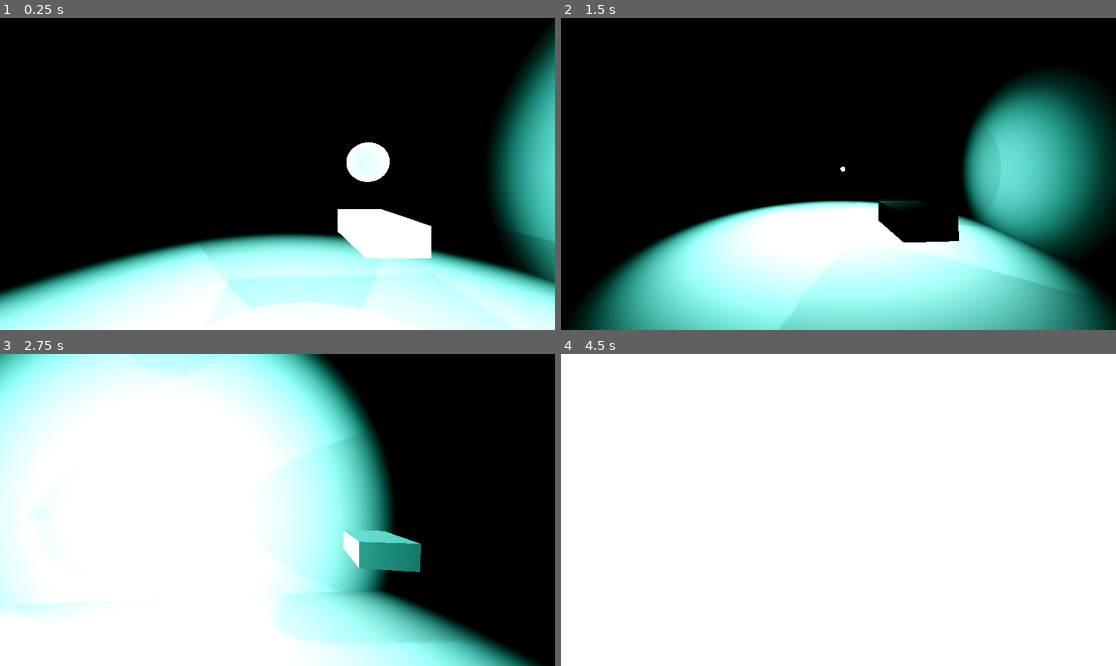
Above: before the commit, frames 1-4 (two rows, left to right).
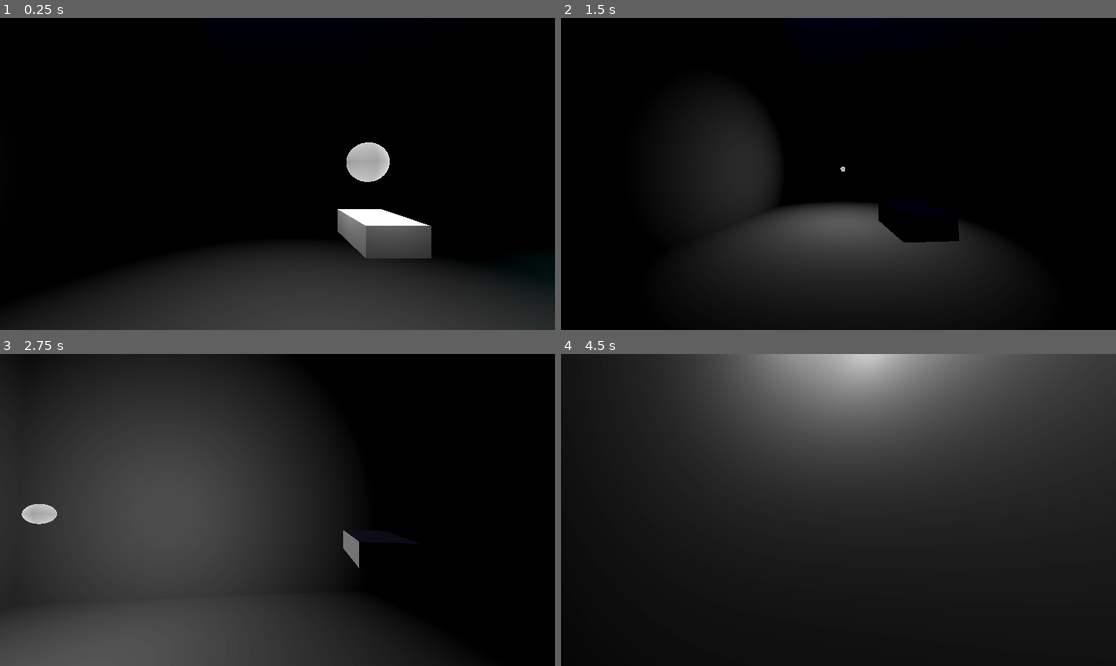
Above: after the commit, the same moments.

Repository: TRI-ADIC/valley-source-code
Game: Godot game, scene res://Scenes/Levels/Environment.tscn
Same seed, same stepped clock (60 frames per second), same inputs: the game is played once before the commit and once after it. Before the commit the project starts from res://Scenes/Environment.tscn.
Inputs (mouse positions are in pixels of both pictures, inside the frame that each line leads up to):
- Up to frame 1 (0.25 s): no input
- Up to frame 2 (1.5 s): move the mouse to (866, 174) at 0.52 s; hold W (forward) from 0.53 s (still down); right-click (866, 174) at 0.6 s; tap Space (jump) at 0.77 s; move the mouse to (810, 174) at 1.27 s; click (810, 174) at 1.35 s
- Up to frame 3 (2.75 s): keep holding W (forward); tap Space (jump) at 1.52 s; move the mouse to (288, 503) at 2.02 s; hold Shift (sprint) from 2.03 s (still down)
- Up to frame 4 (4.5 s): keep holding W (forward); move the mouse to (832, 516) at 2.77 s; release Shift (sprint) at 2.78 s; right-click (832, 516) at 2.85 s; tap Space (jump) at 3.02, 3.77 s; move the mouse to (877, 513) at 3.52 s; press the mouse at (877, 513) at 3.53 s; move the mouse to (794, 506) at 4.27 s; release the mouse at (794, 506) at 4.28 s; tap Shift (sprint) at 4.35 s

The runs differ from the first frame. In frame 1, 33% of the frame differs, in the area x 0-100%, y 2-100%; in frame 2, 46%; in frame 3, 72%; in frame 4, 100%, in the area x 0-100%, y 0-100%.

Commit message:
feat: update prototype level

Diff:
--- a/Scenes/Environment.tscn
+++ b/Scenes/Levels/Environment.tscn
@@ -1,10 +1,18 @@
 [gd_scene format=3 uid="uid://du34bnchj5rbl"]
 
-[ext_resource type="PackedScene" uid="uid://dnh2atcr2mn0n" path="res://Scenes/AnthroCat.tscn" id="1_ijv5j"]
+[ext_resource type="PackedScene" uid="uid://dnh2atcr2mn0n" path="res://Scenes/Player/AnthroCat.tscn" id="1_kvrmh"]
+[ext_resource type="PackedScene" uid="uid://d6dkamwqldpx" path="res://Scenes/Trees/Tree1.tscn" id="2_3f2ts"]
+[ext_resource type="PackedScene" uid="uid://d2s4qlq0neb3n" path="res://Scenes/Trees/Tree2.tscn" id="3_llmnm"]
+[ext_resource type="PackedScene" uid="uid://bisaq1snjohps" path="res://Scenes/Trees/Tree3.tscn" id="4_06fyf"]
+[ext_resource type="PackedScene" uid="uid://0iqhtf01u3gg" path="res://Scenes/Rocks/Rock1.tscn" id="5_yhwne"]
+[ext_resource type="PackedScene" uid="uid://cr38nu4ixt87j" path="res://Scenes/Rocks/Rock2.tscn" id="6_d7riv"]
+[ext_resource type="PackedScene" uid="uid://w25dl7d7cebn" path="res://Scenes/Rocks/Rock3.tscn" id="7_s5645"]
+[ext_resource type="PackedScene" uid="uid://b7f701phernm5" path="res://Scenes/Logs/Log1.tscn" id="8_qockf"]
 
 [sub_resource type="ProceduralSkyMaterial" id="ProceduralSkyMaterial_752sw"]
-sky_top_color = Color(0, 0, 0, 1)
+sky_top_color = Color(0.10571615, 6.545782e-06, 0.4761901, 1)
 sky_horizon_color = Color(0, 0, 0, 1)
+sky_curve = 3.3940845
 ground_bottom_color = Color(0, 0, 0, 1)
 ground_horizon_color = Color(0, 0, 0, 1)
 
@@ -32,8 +40,8 @@
 visible = false
 shadow_enabled = true
 
-[node name="AnthroCat" parent="." unique_id=1476496864 instance=ExtResource("1_ijv5j")]
-transform = Transform3D(1, 0, 0, 0, 1, 0, 0, 0, 1, 26.17045, 6.2787914, 0)
+[node name="AnthroCat" parent="." unique_id=1476496864 instance=ExtResource("1_kvrmh")]
+transform = Transform3D(1, 0, 0, 0, 1, 0, 0, 0, 1, -26.17837, 6.2787914, 0)
 
 [node name="CSGs" type="Node3D" parent="." unique_id=912317432]
 
@@ -117,3 +125,30 @@
 light_color = Color(0.389113, 0.7076233, 0.67991775, 1)
 light_energy = 3.534
 omni_range = 8.413098
+
+[node name="Trees" type="Node3D" parent="." unique_id=699898579]
+
+[node name="Tree1" parent="Trees" unique_id=1812891972 instance=ExtResource("2_3f2ts")]
+transform = Transform3D(1, 0, 0, 0, 1, 0, 0, 0, 1, 0, 4.4127445, -7.7007265)
+
+[node name="Tree2" parent="Trees" unique_id=1844227335 instance=ExtResource("3_llmnm")]
+transform = Transform3D(1, 0, 0, 0, 1, 0, 0, 0, 1, 0, 4.6730623, 2.4489176)
+
+[node name="Tree3" parent="Trees" unique_id=1635951881 instance=ExtResource("4_06fyf")]
+transform = Transform3D(1.887855, 0, 0, 0, 2.0266526, 0, 0, 0, 1, -7.20349, 4.386731, 0)
+
+[node name="Rocks" type="Node3D" parent="." unique_id=1716793060]
+
+[node name="Rock1" parent="Rocks" unique_id=1117292729 instance=ExtResource("5_yhwne")]
+transform = Transform3D(1.887855, 0, 0, 0, 2.0266526, 0, 0, 0, 1, -19.851416, 3.5302382, -0.1590476)
+
+[node name="Rock2" parent="Rocks" unique_id=2073659234 instance=ExtResource("6_d7riv")]
+transform = Transform3D(1.887855, 0, 0, 0, 2.0266526, 0, 0, 0, 1, -17.835644, 3.772212, 0.025990248)
+
+[node name="Rock3" parent="Rocks" unique_id=1700837044 instance=ExtResource("7_s5645")]
+transform = Transform3D(1.887855, 0, 0, 0, 2.0266526, 0, 0, 0, 1, -17.27164, 3.6839614, 3.5521908)
+
+[node name="Logs" type="Node3D" parent="." unique_id=224432411]
+
+[node name="Rock3" parent="Logs" unique_id=1808273357 instance=ExtResource("8_qockf")]
+transform = Transform3D(0.25733712, -0.10768369, 0.991116, 0.8431899, 1.8578987, 1.4901161e-08, -1.9176729, 0.8024572, 0.13300024, -9.769354, 5.4858894, -3.8718586)
--- /dev/null
+++ b/Scenes/Logs/Log1.tscn
@@ -0,0 +1,22 @@
+[gd_scene format=3 uid="uid://b7f701phernm5"]
+
+[ext_resource type="Texture2D" uid="uid://ck8st8h6qmcwj" path="res://Assets/split-log-png-82-3kn4xzawkbc2lwp-pixel-colored.png" id="1_mnbr5"]
+
+[sub_resource type="BoxShape3D" id="BoxShape3D_rvwti"]
+size = Vector3(9.814158, 0.6633887, 3.5827081)
+
+[node name="Rock3" type="Node3D" unique_id=1812891972]
+transform = Transform3D(1.887855, 0, 0, 0, 2.0266526, 0, 0, 0, 1, 0, 0, 0)
+
+[node name="Sprite3D" type="Sprite3D" parent="." unique_id=1120763383]
+transform = Transform3D(0.35684592, 0, 0, 0, 0.08472155, 0, 0, 0, 0.39740267, 0, 0.14475298, 0)
+axis = 1
+shaded = true
+texture = ExtResource("1_mnbr5")
+
+[node name="StaticBody3D" type="StaticBody3D" parent="Sprite3D" unique_id=339963154]
+transform = Transform3D(1, 0, 0, 0, 1.0000001, 0, 0, 0, 1, 0, 0, 0)
+
+[node name="CollisionShape3D" type="CollisionShape3D" parent="Sprite3D/StaticBody3D" unique_id=1033431557]
+transform = Transform3D(1, 0, 0, 0, 1.0000011, 0, 0, 0, 1.0000919, 0, 0, -0.02677335)
+shape = SubResource("BoxShape3D_rvwti")
--- a/Scenes/AnthroCat.tscn
+++ b/Scenes/Player/AnthroCat.tscn
@@ -11,7 +11,6 @@
 [sub_resource type="BoxMesh" id="BoxMesh_go701"]
 
 [sub_resource type="ORMMaterial3D" id="ORMMaterial3D_5a7ea"]
-albedo_color = Color(0.26853952, 0.93861234, 0.84628636, 1)
 
 [sub_resource type="SphereMesh" id="SphereMesh_go701"]
 material = SubResource("ORMMaterial3D_5a7ea")
@@ -50,62 +49,56 @@
 
 [node name="OmniLight3D" type="OmniLight3D" parent="Head/Camera3D/Spirit/MeshInstance3D/Lights" unique_id=1934625501]
 transform = Transform3D(6.666666, 0, 0, 0, 6.666666, 0, 0, 0, 6.666666, 0, 0, -0.98404455)
-light_color = Color(0.5703529, 1, 0.9339138, 1)
 light_energy = 0.15
-light_size = 2.0
-light_specular = 4.0
-shadow_enabled = true
+light_size = 0.238
+light_specular = 0.198
 shadow_bias = 1.684
+shadow_blur = 2.782
 distance_fade_begin = 7.0
 
 [node name="OmniLight3D2" type="OmniLight3D" parent="Head/Camera3D/Spirit/MeshInstance3D/Lights" unique_id=1866628453]
 transform = Transform3D(6.666666, 0, 0, 0, 6.666666, 0, 0, 0, 6.666666, 1.037822, 0, 0)
-light_color = Color(0.5703529, 1, 0.9339138, 1)
 light_energy = 0.15
-light_size = 2.0
-light_specular = 4.0
-shadow_enabled = true
+light_size = 0.238
+light_specular = 0.198
 shadow_bias = 1.684
+shadow_blur = 2.782
 distance_fade_begin = 7.0
 
 [node name="OmniLight3D3" type="OmniLight3D" parent="Head/Camera3D/Spirit/MeshInstance3D/Lights" unique_id=1704010515]
 transform = Transform3D(6.666666, 0, 0, 0, 6.666666, 0, 0, 0, 6.666666, 0, 0, 0.9924638)
-light_color = Color(0.5703529, 1, 0.9339138, 1)
 light_energy = 0.15
-light_size = 2.0
-light_specular = 4.0
-shadow_enabled = true
+light_size = 0.238
+light_specular = 0.198
 shadow_bias = 1.684
+shadow_blur = 2.782
 distance_fade_begin = 7.0
 
 [node name="OmniLight3D4" type="OmniLight3D" parent="Head/Camera3D/Spirit/MeshInstance3D/Lights" unique_id=1193744370]
 transform = Transform3D(6.666666, 0, 0, 0, 6.666666, 0, 0, 0, 6.666666, -1.3239602, 0, 0)
-light_color = Color(0.5703529, 1, 0.9339138, 1)
 light_energy = 0.15
-light_size = 2.0
-light_specular = 4.0
-shadow_enabled = true
+light_size = 0.238
+light_specular = 0.198
 shadow_bias = 1.684
+shadow_blur = 2.782
 distance_fade_begin = 7.0
 
 [node name="OmniLight3D5" type="OmniLight3D" parent="Head/Camera3D/Spirit/MeshInstance3D/Lights" unique_id=1026681635]
 transform = Transform3D(6.666666, 0, 0, 0, 6.666666, 0, 0, 0, 6.666666, 0, 1.1107683, 0)
-light_color = Color(0.5703529, 1, 0.9339138, 1)
 light_energy = 0.15
-light_size = 2.0
-light_specular = 4.0
-shadow_enabled = true
+light_size = 0.238
+light_specular = 0.198
 shadow_bias = 1.684
+shadow_blur = 2.782
 distance_fade_begin = 7.0
 
 [node name="OmniLight3D6" type="OmniLight3D" parent="Head/Camera3D/Spirit/MeshInstance3D/Lights" unique_id=124518846]
 transform = Transform3D(6.666666, 0, 0, 0, 6.666666, 0, 0, 0, 6.666666, 0, -1.12064, 0)
-light_color = Color(0.5703529, 1, 0.9339138, 1)
 light_energy = 0.15
-light_size = 2.0
-light_specular = 4.0
-shadow_enabled = true
+light_size = 0.238
+light_specular = 0.198
 shadow_bias = 1.684
+shadow_blur = 2.782
 distance_fade_begin = 7.0
 
 [node name="RayCast3D" type="RayCast3D" parent="Head/Camera3D" unique_id=801409789]
--- /dev/null
+++ b/Scenes/Rocks/Rock1.tscn
@@ -0,0 +1,22 @@
+[gd_scene format=3 uid="uid://0iqhtf01u3gg"]
+
+[ext_resource type="Texture2D" uid="uid://bu2glyhnoa2nx" path="res://Assets/Rock-PNG-Transparent-Image-pixel-colored.png" id="1_0ppeq"]
+
+[sub_resource type="BoxShape3D" id="BoxShape3D_rvwti"]
+size = Vector3(8.4635515, 5.8097405, 8.221475)
+
+[node name="Rock1" type="Node3D" unique_id=1812891972]
+transform = Transform3D(1.887855, 0, 0, 0, 2.0266526, 0, 0, 0, 1, 0, 0, 0)
+
+[node name="Sprite3D" type="Sprite3D" parent="." unique_id=1120763383]
+transform = Transform3D(0.070870005, 0, 0, 0, 0.063252464, 0, 0, 0, 0.1271718, 0, 0.14475298, 0)
+billboard = 2
+shaded = true
+texture = ExtResource("1_0ppeq")
+
+[node name="StaticBody3D" type="StaticBody3D" parent="Sprite3D" unique_id=339963154]
+transform = Transform3D(1, 0, 0, 0, 1.0000001, 0, 0, 0, 1, 0, 0, 0)
+
+[node name="CollisionShape3D" type="CollisionShape3D" parent="Sprite3D/StaticBody3D" unique_id=1033431557]
+transform = Transform3D(1, 0, 0, 0, 1.000001, 0, 0, 0, 1, -0.004279597, -0.10057831, 0.29879388)
+shape = SubResource("BoxShape3D_rvwti")
--- /dev/null
+++ b/Scenes/Rocks/Rock2.tscn
@@ -0,0 +1,22 @@
+[gd_scene format=3 uid="uid://cr38nu4ixt87j"]
+
+[ext_resource type="Texture2D" uid="uid://dlxx1wlf05e0j" path="res://Assets/Rocks-Transparent-Background-pixel-colored.png" id="1_o7bww"]
+
+[sub_resource type="BoxShape3D" id="BoxShape3D_rvwti"]
+size = Vector3(10.256024, 7.7631464, 10.636911)
+
+[node name="Rock2" type="Node3D" unique_id=1812891972]
+transform = Transform3D(1.887855, 0, 0, 0, 2.0266526, 0, 0, 0, 1, 0, 0, 0)
+
+[node name="Sprite3D" type="Sprite3D" parent="." unique_id=1120763383]
+transform = Transform3D(0.070870005, 0, 0, 0, 0.063252464, 0, 0, 0, 0.1271718, 0, 0.14475298, 0)
+billboard = 2
+shaded = true
+texture = ExtResource("1_o7bww")
+
+[node name="StaticBody3D" type="StaticBody3D" parent="Sprite3D" unique_id=339963154]
+transform = Transform3D(1, 0, 0, 0, 1.0000001, 0, 0, 0, 1, 0, 0, 0)
+
+[node name="CollisionShape3D" type="CollisionShape3D" parent="Sprite3D/StaticBody3D" unique_id=1033431557]
+transform = Transform3D(1, 0, 0, 0, 1.000001, 0, 0, 0, 1, -0.23954818, 0.8761258, -0.05950785)
+shape = SubResource("BoxShape3D_rvwti")
--- /dev/null
+++ b/Scenes/Rocks/Rock3.tscn
@@ -0,0 +1,22 @@
+[gd_scene format=3 uid="uid://w25dl7d7cebn"]
+
+[ext_resource type="Texture2D" uid="uid://c14odx02yfxnt" path="res://Assets/Stone-Rock-PNG-Photo-Image-pixel-colored.png" id="1_lln5j"]
+
+[sub_resource type="BoxShape3D" id="BoxShape3D_rvwti"]
+size = Vector3(10.784262, 6.9084287, 16.638926)
+
+[node name="Rock3" type="Node3D" unique_id=1812891972]
+transform = Transform3D(1.887855, 0, 0, 0, 2.0266526, 0, 0, 0, 1, 0, 0, 0)
+
+[node name="Sprite3D" type="Sprite3D" parent="." unique_id=1120763383]
+transform = Transform3D(0.10595324, 0, 0, 0, 0.08472154, 0, 0, 0, 0.1271718, 0, 0.14475298, 0)
+billboard = 2
+shaded = true
+texture = ExtResource("1_lln5j")
+
+[node name="StaticBody3D" type="StaticBody3D" parent="Sprite3D" unique_id=339963154]
+transform = Transform3D(1, 0, 0, 0, 1.0000001, 0, 0, 0, 1, 0, 0, 0)
+
+[node name="CollisionShape3D" type="CollisionShape3D" parent="Sprite3D/StaticBody3D" unique_id=1033431557]
+transform = Transform3D(1, 0, 0, 0, 1.0000011, 0, 0, 0, 1.0000236, 0.0245705, 0.44876647, 0.009170159)
+shape = SubResource("BoxShape3D_rvwti")
--- /dev/null
+++ b/Scenes/Trees/Tree1.tscn
@@ -0,0 +1,20 @@
+[gd_scene format=3 uid="uid://d6dkamwqldpx"]
+
+[ext_resource type="Texture2D" uid="uid://du5hjl4mr0bsp" path="res://Assets/Tree-pixel-colored.png" id="1_rvwti"]
+
+[sub_resource type="BoxShape3D" id="BoxShape3D_rvwti"]
+size = Vector3(6.937805, 28.95221, 7.9066772)
+
+[node name="Tree1" type="Node3D" unique_id=1812891972]
+
+[node name="Sprite3D" type="Sprite3D" parent="." unique_id=1120763383]
+transform = Transform3D(0.25, 0, 0, 0, 0.25, 0, 0, 0, 0.25, 0, 3.9789681, 0)
+billboard = 2
+shaded = true
+texture = ExtResource("1_rvwti")
+
+[node name="StaticBody3D" type="StaticBody3D" parent="Sprite3D" unique_id=2070929756]
+
+[node name="CollisionShape3D" type="CollisionShape3D" parent="Sprite3D/StaticBody3D" unique_id=1033431557]
+transform = Transform3D(1, 0, 0, 0, 1, 0, 0, 0, 1, -0.2846985, -2.3441467, -0.2864685)
+shape = SubResource("BoxShape3D_rvwti")
--- /dev/null
+++ b/Scenes/Trees/Tree2.tscn
@@ -0,0 +1,20 @@
+[gd_scene format=3 uid="uid://d2s4qlq0neb3n"]
+
+[ext_resource type="Texture2D" uid="uid://dc8b77m3owbbr" path="res://Assets/isometric-tree-3d-render-png-pixel-colored.png" id="1_4cnif"]
+
+[sub_resource type="BoxShape3D" id="BoxShape3D_rvwti"]
+size = Vector3(3.195877, 11.691689, 3.7808075)
+
+[node name="Tree2" type="Node3D" unique_id=1812891972]
+
+[node name="Sprite3D" type="Sprite3D" parent="." unique_id=1120763383]
+transform = Transform3D(0.25, 0, 0, 0, 0.25, 0, 0, 0, 0.25, 0, 1.6194198, 0)
+billboard = 2
+shaded = true
+texture = ExtResource("1_4cnif")
+
+[node name="StaticBody3D" type="StaticBody3D" parent="Sprite3D" unique_id=37997756]
+
+[node name="CollisionShape3D" type="CollisionShape3D" parent="Sprite3D/StaticBody3D" unique_id=1033431557]
+transform = Transform3D(1, 0, 0, 0, 1, 0, 0, 0, 1, -0.18773651, -1.2426796, -0.18383026)
+shape = SubResource("BoxShape3D_rvwti")
--- /dev/null
+++ b/Scenes/Trees/Tree3.tscn
@@ -0,0 +1,21 @@
+[gd_scene format=3 uid="uid://bisaq1snjohps"]
+
+[ext_resource type="Texture2D" uid="uid://dc01qecnytrvt" path="res://Assets/Tree-PNG-pixel-colored.png" id="1_bt7eg"]
+
+[sub_resource type="BoxShape3D" id="BoxShape3D_rvwti"]
+size = Vector3(6.3146553, 21.41987, 6.535778)
+
+[node name="Tree3" type="Node3D" unique_id=1812891972]
+transform = Transform3D(1.887855, 0, 0, 0, 2.0266526, 0, 0, 0, 1, 0, 0, 0)
+
+[node name="Sprite3D" type="Sprite3D" parent="." unique_id=1120763383]
+transform = Transform3D(0.25, 0, 0, 0, 0.25, 0, 0, 0, 0.25, 0, 2.6712072, 0)
+billboard = 2
+shaded = true
+texture = ExtResource("1_bt7eg")
+
+[node name="StaticBody3D" type="StaticBody3D" parent="Sprite3D" unique_id=1104780102]
+
+[node name="CollisionShape3D" type="CollisionShape3D" parent="Sprite3D/StaticBody3D" unique_id=1033431557]
+transform = Transform3D(0.9999994, 0, 0, 0, 0.99999976, 0, 0, 0, 1, 0.057401653, -0.6870413, 0.020448685)
+shape = SubResource("BoxShape3D_rvwti")
Binary file added: Assets/Rock-PNG-Transparent-Image-pixel-colored.png
Not shown, added: Assets/Rock-PNG-Transparent-Image-pixel-colored.png.import
Binary file added: Assets/Rocks-Transparent-Background-pixel-colored.png
Not shown, added: Assets/Rocks-Transparent-Background-pixel-colored.png.import
Binary file added: Assets/Stone-Rock-PNG-Photo-Image-pixel-colored.png
Not shown, added: Assets/Stone-Rock-PNG-Photo-Image-pixel-colored.png.import
Binary file added: Assets/Tree-PNG-pixel-colored.png
Not shown, added: Assets/Tree-PNG-pixel-colored.png.import
Binary file added: Assets/Tree-pixel-colored.png
Not shown, added: Assets/Tree-pixel-colored.png.import
Binary file added: Assets/isometric-tree-3d-render-png-pixel-colored.png
Not shown, added: Assets/isometric-tree-3d-render-png-pixel-colored.png.import
(and 2 more such lines)
